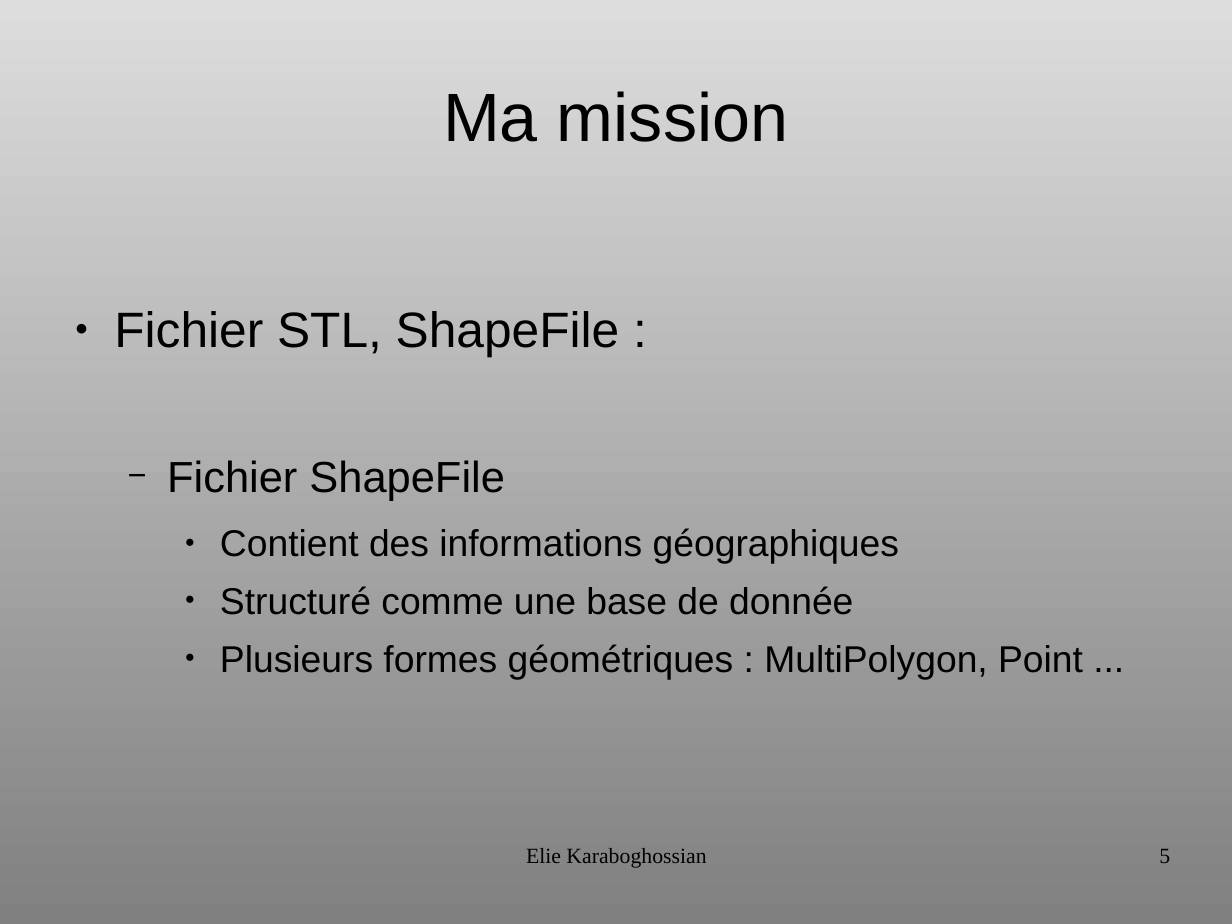
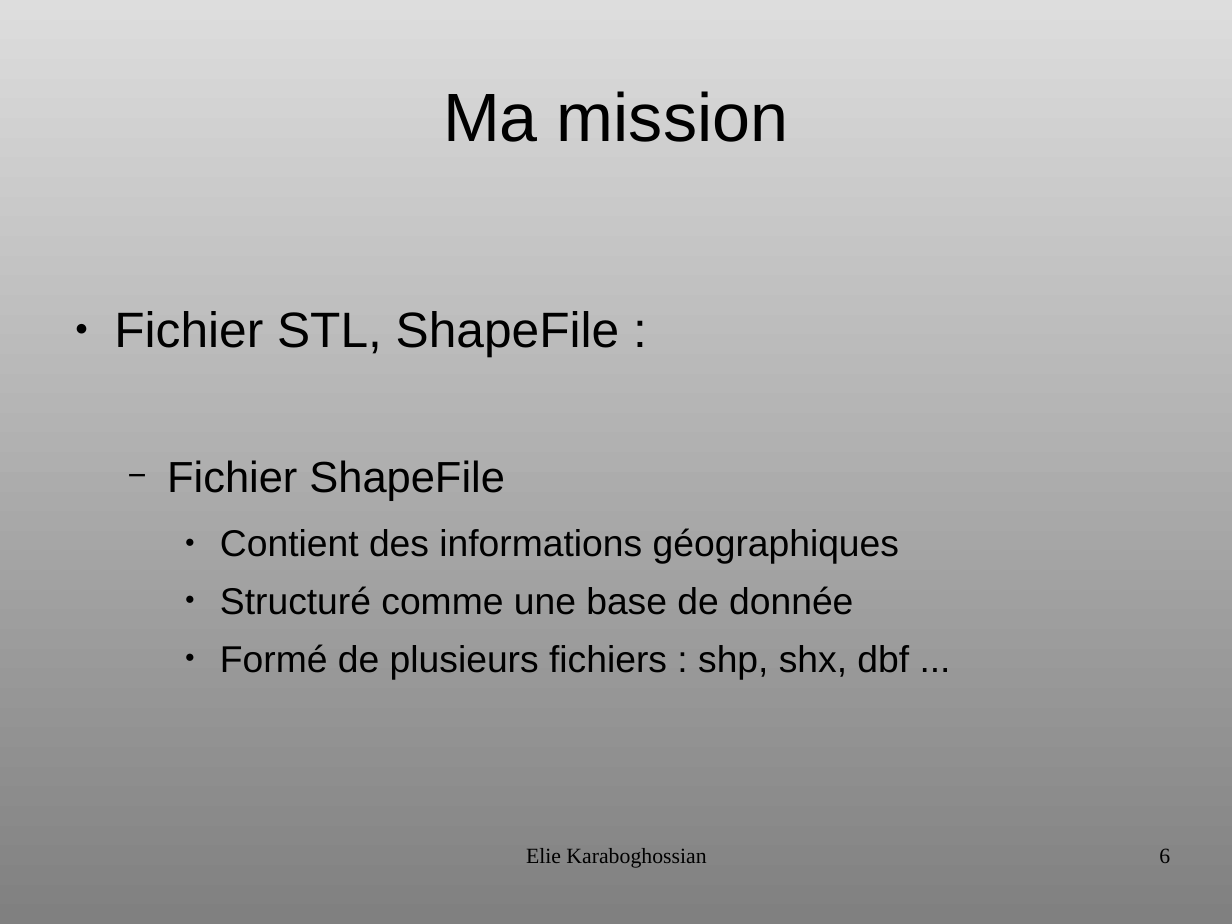
Before and after one commit to ElieKara/ShapeFile-To-STL, a slide deck: slide 6 of FichierAutre/Presentation IRD.odp (slide 5 before the commit). Drawn at 1232x924 pixels with LibreOffice and Linux fonts; fonts in the diff are those of the drawing. Boxes give left, top, right and bottom in pixels: in the first picture for what was removed or moved away, otherwise in the second. Text is boxed around its words. In the diff, an @@ line names an element or a change of style, - is before the commit and + after.

```diff
--- a/FichierAutre/Presentation IRD.odp
+++ b/FichierAutre/Presentation IRD.odp
@@ text at box(220, 644, 909, 679): text changed @@
-    ● Plusieurs formes géométriques : MultiPolygon, Point ...
+    ● Formé de plusieurs fichiers : shp, shx, dbf ...
@@ page number at box(1159, 848, 1170, 863): text changed @@
-5
+6
```
Also in this commit, not shown: 1 other slide changed, 2 slides added, 12 other files.
